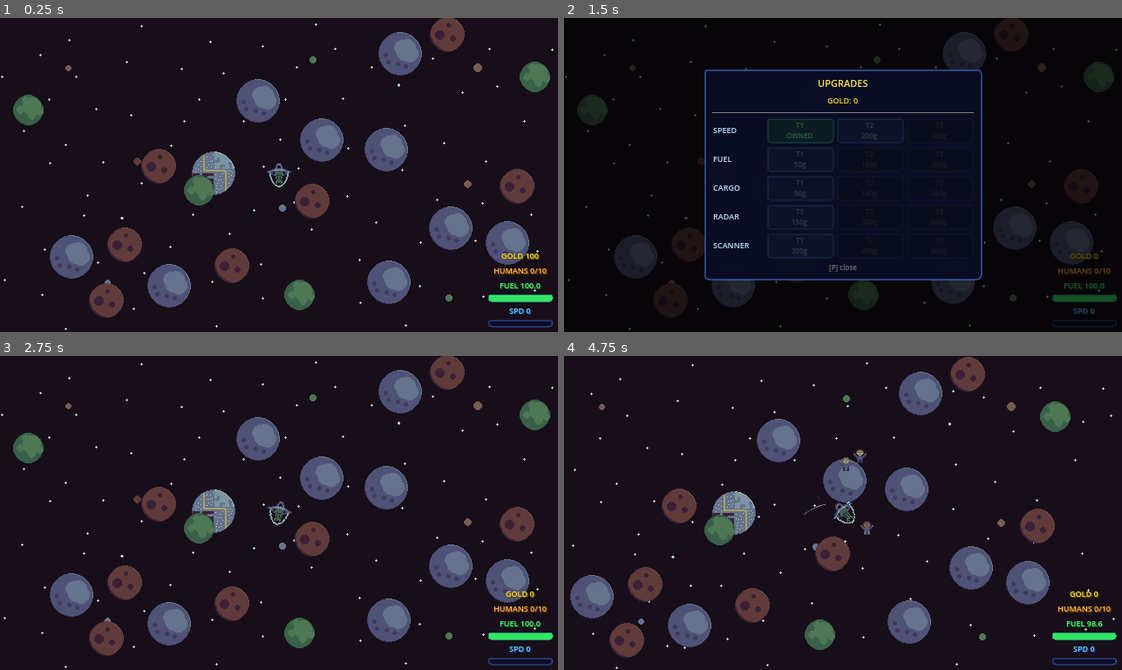
Above: before the commit, frames 1-4 (two rows, left to right).
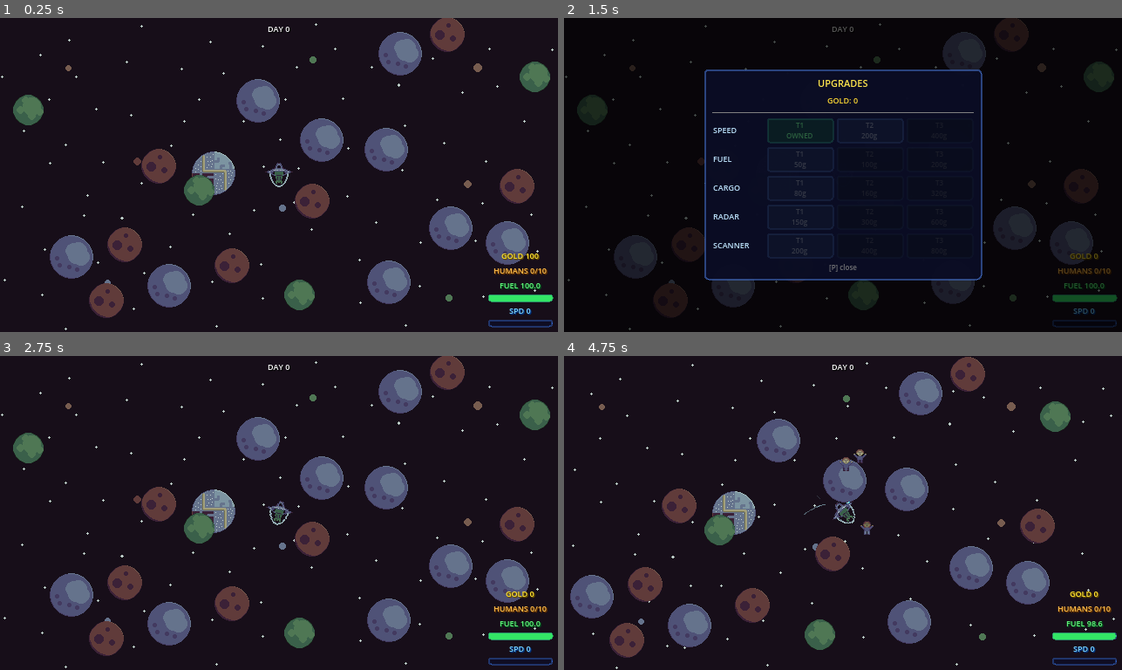
Above: after the commit, the same moments.

Repository: oe555/project-eat-humans
Game: Godot game, scene res://Scenes/main_scene.tscn
The game is run twice, just before and just after one commit, with the same random seed, the same clock (stepped at 60 frames per second) and the same inputs.
Inputs:
- Up to frame 1 (0.25 s): no input
- Up to frame 2 (1.5 s): tap Enter at 0.5 s; hold W (accelerate) 0.53-1.25 s; hold S (break) 0.53-1.25 s; tap P (open_shop) at 0.77 s; click "T1 100g" at 1.25 s
- Up to frame 3 (2.75 s): tap Space at 2 s; tap D (rotate_clockwise) at 2.1 s; tap P (open_shop) at 2.27 s
- Up to frame 4 (4.75 s): tap Enter at 2.75 s; hold A (rotate_counterclockwise) 2.78-3.53 s; hold W (accelerate) 2.78-4.28 s; tap S (break) at 3.6 s; tap P (open_shop) at 3.77, 4.52 s; hold D (rotate_clockwise) from 4.28 s (still down)

The runs differ from the first frame. In frame 1, less than 0.1% of the frame differs, in the area x 47-52%, y 2-5%; in frame 2, less than 0.1%; in frame 3, less than 0.1%; in frame 4, less than 0.1%.

Commit message:
add days counter to UI

Diff:
--- a/Scenes/hud.tscn
+++ b/Scenes/hud.tscn
@@ -30,6 +30,23 @@
 
 [node name="HUD" type="CanvasLayer"]
 script = ExtResource("1_hud")
+
+[node name="DayLabel" type="Label" parent="."]
+anchors_preset = 5
+anchor_left = 0.5
+anchor_right = 0.5
+offset_left = -30.0
+offset_top = 6.0
+offset_right = 30.0
+offset_bottom = 20.0
+grow_horizontal = 2
+text = "DAY 0"
+horizontal_alignment = 1
+theme_override_font_sizes/font_size = 9
+theme_override_colors/font_color = Color(1.0, 1.0, 1.0, 1.0)
+theme_override_colors/font_shadow_color = Color(0.0, 0.0, 0.0, 0.8)
+theme_override_constants/shadow_offset_x = 1
+theme_override_constants/shadow_offset_y = 1
 
 [node name="Gauges" type="VBoxContainer" parent="."]
 anchors_preset = 4
--- a/Scripts/home_planet.gd
+++ b/Scripts/home_planet.gd
@@ -3,4 +3,4 @@
 
 func _on_body_entered(body: Node2D) -> void:
 	if body.is_in_group("player"):
-		print("Player entered Home Planet!")
+		GameState.days_passed += 1
--- a/Scripts/hud.gd
+++ b/Scripts/hud.gd
@@ -6,6 +6,7 @@
 @onready var fuel_label: Label = $Gauges/FuelGauge/FuelLabel
 @onready var humans_label: Label = $Gauges/HumansLabel
 @onready var gold_label: Label = $Gauges/GoldLabel
+@onready var day_label: Label = $DayLabel
 
 var player: CharacterBody2D
 
@@ -25,3 +26,4 @@
 
 		humans_label.text = "HUMANS %d/%d" % [player.humans, player.human_capacity]
 		gold_label.text = "GOLD %d" % GameState.gold
+		day_label.text = "DAY %d" % GameState.days_passed
